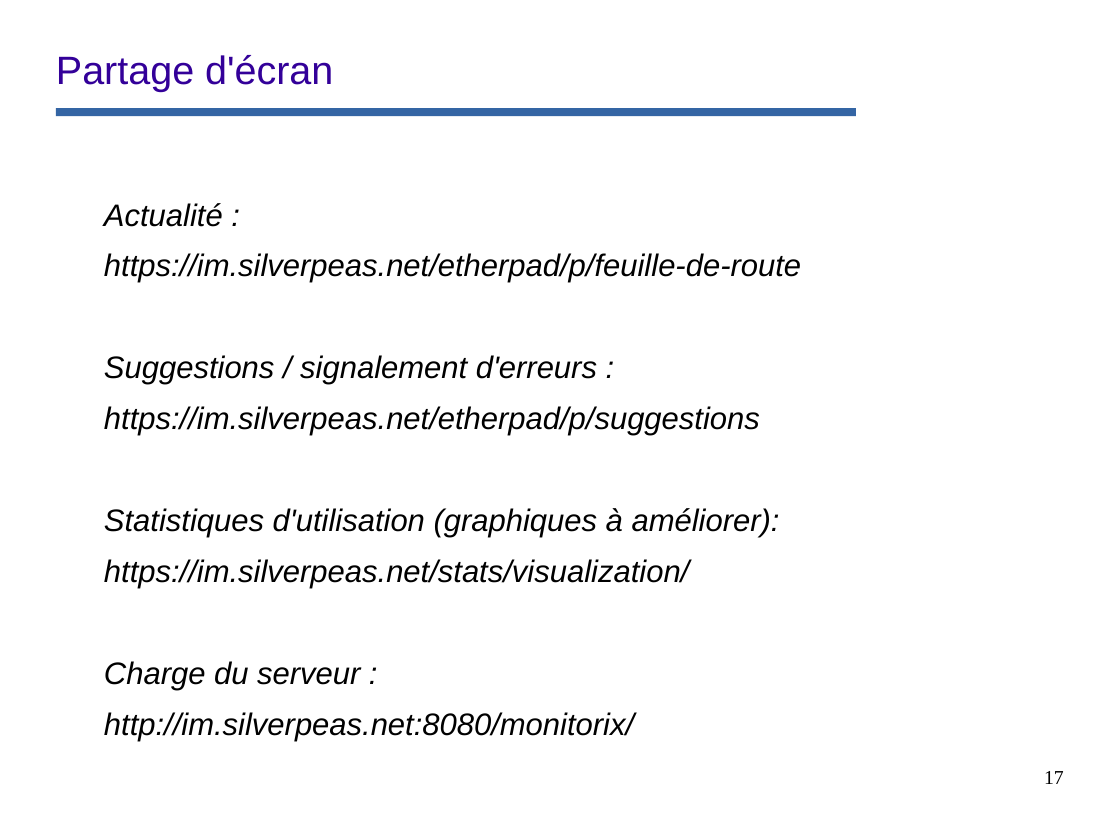
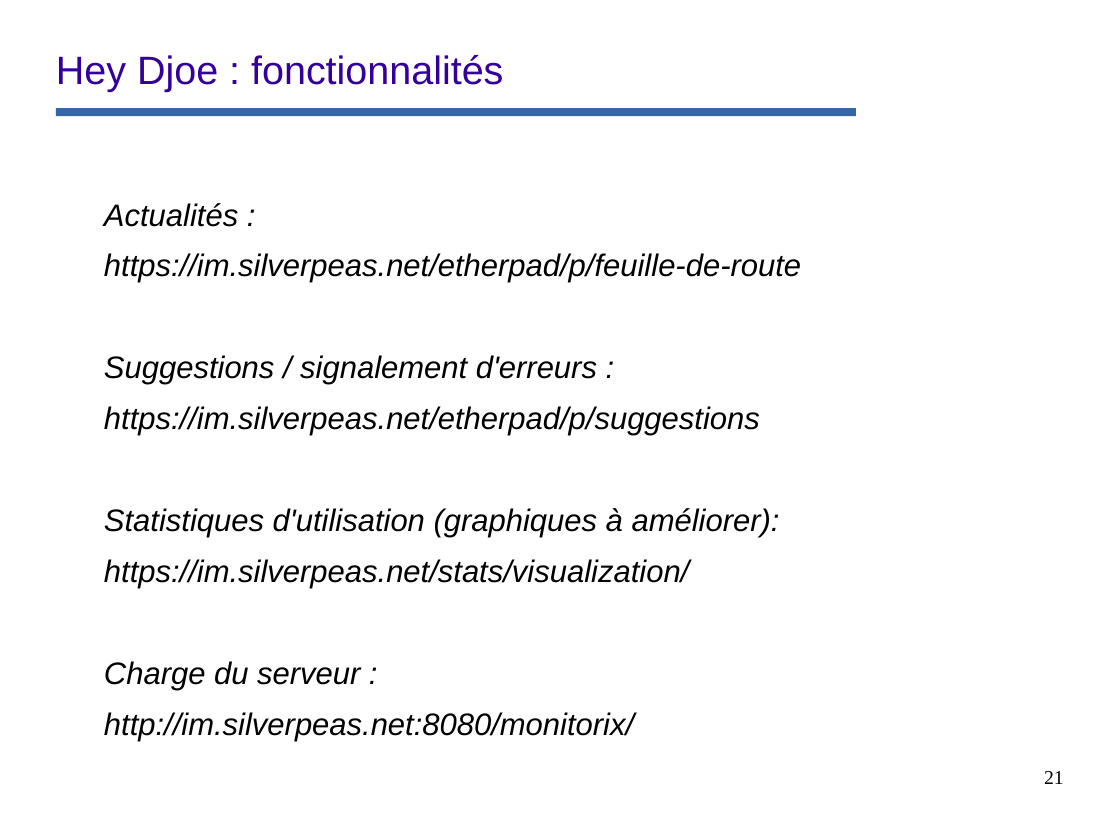
Before and after one commit to remipassmoilesel/heydjoe, a slide deck: slide 21 of opt/documentation/diapo-functionalities.odp (slide 17 before the commit). Drawn at 1120x840 pixels with LibreOffice and Linux fonts; fonts in the diff are those of the drawing; background and template pictures are left out. Boxes give left, top, right and bottom in pixels: in the first picture for what was removed or moved away, otherwise in the second. Text is boxed around its words. In the diff, an @@ line names an element or a change of style, - is before the commit and + after.

```diff
--- a/opt/documentation/diapo-functionalities.odp
+++ b/opt/documentation/diapo-functionalities.odp
@@ title at [56,55,503,92]: text changed @@
-Partage d'écran
+Hey Djoe : fonctionnalités
@@ text at [104,203,238,227]: text changed @@
-Actualité :
+Actualités :
@@ page number at [1044,771,1064,784]: text changed @@
-17
+21
```
Also in this commit, not shown: 5 other slides changed, 15 slides added, 11 slides removed, 15 other files.
